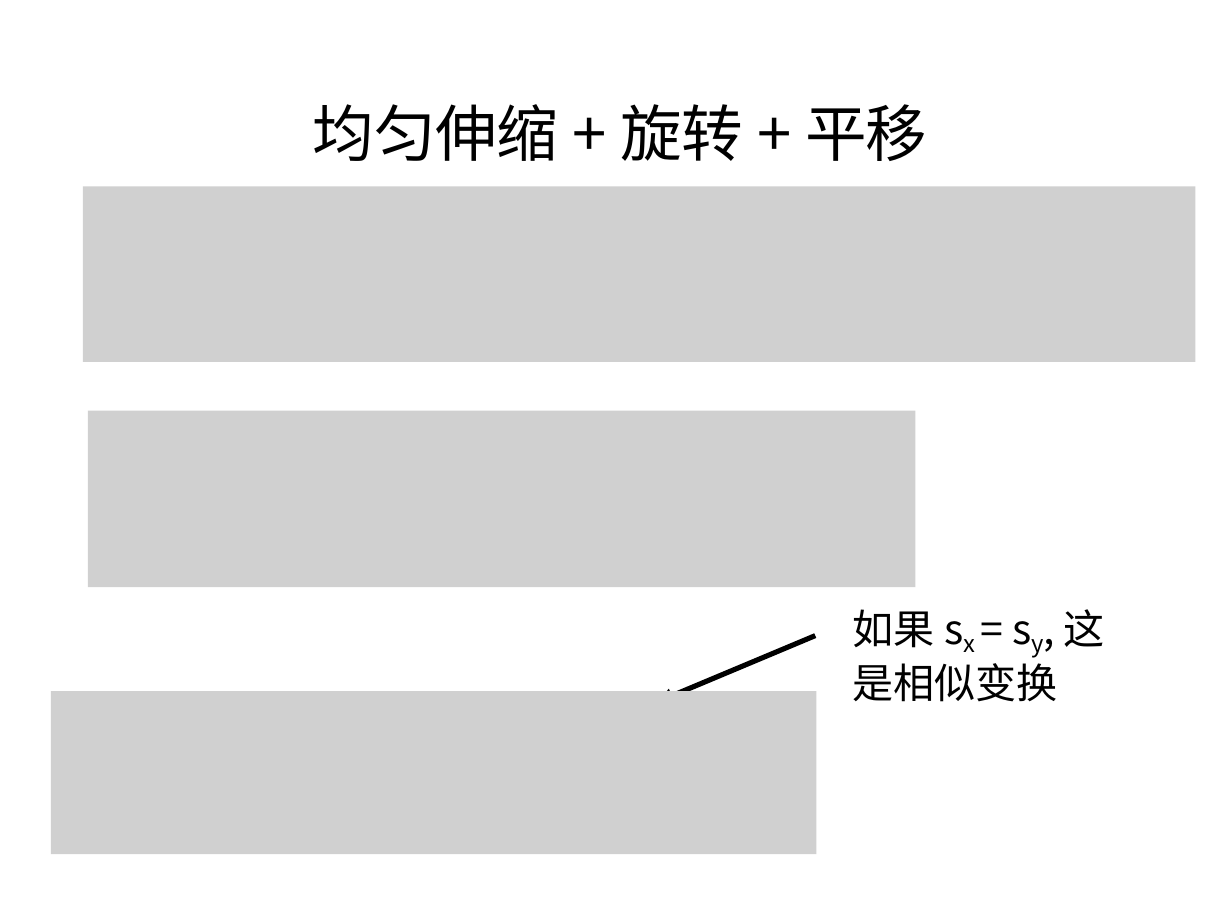
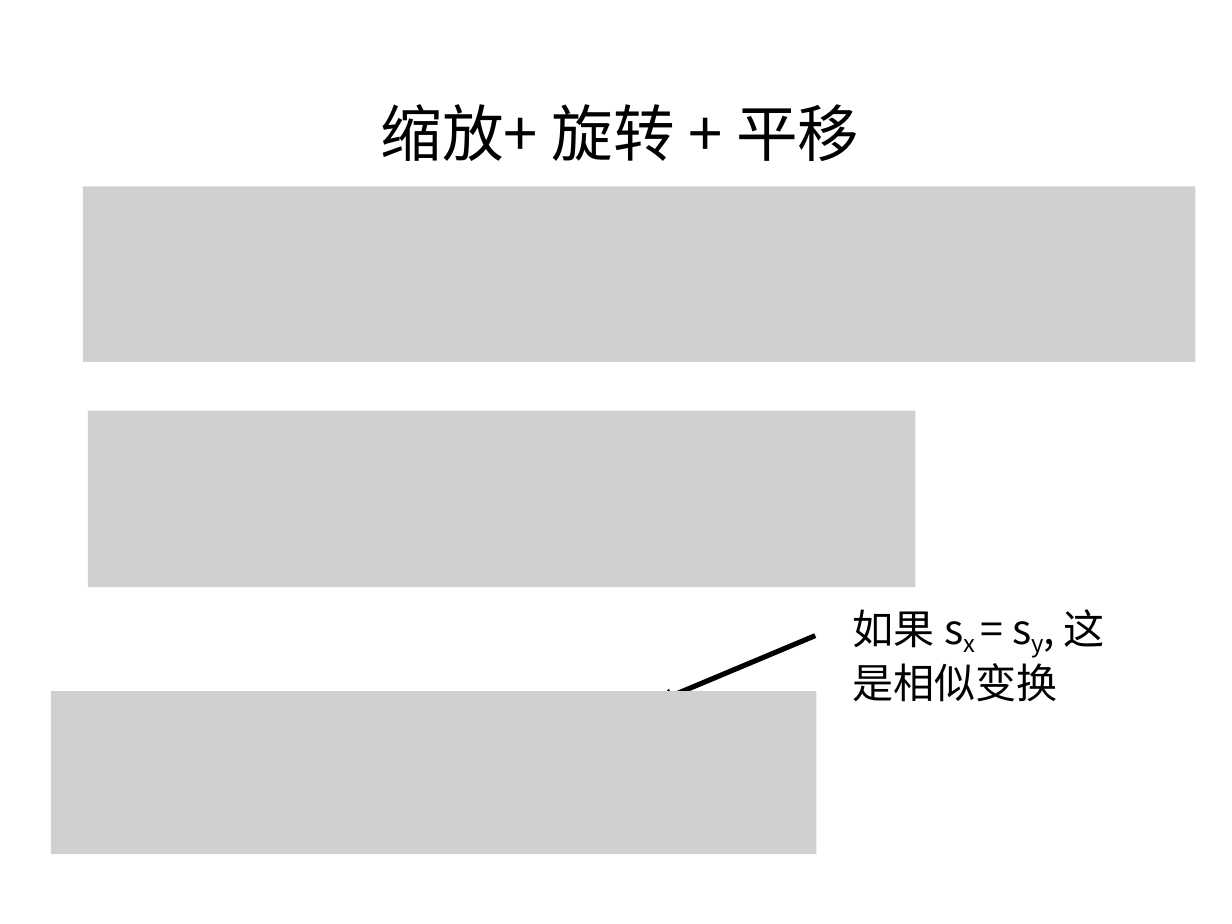
Before and after one commit to evenhax/translation_and_refining_for_cs231a, a slide deck: slide 37 of PPT231a_trans_and_refine/中文矫正版/lecture 2 _Camera Models .pptx. Drawn at 1232x924 pixels with LibreOffice and Linux fonts; fonts in the diff are those of the drawing; grey boxes stand for pictures. Boxes give left, top, right and bottom in pixels: in the first picture for what was removed or moved away, otherwise in the second. Text is boxed around its words. In the diff, an @@ line names an element or a change of style, - is before the commit and + after.

```diff
--- a/PPT231a_trans_and_refine/中文矫正版/lecture 2 _Camera Models .pptx
+++ b/PPT231a_trans_and_refine/中文矫正版/lecture 2 _Camera Models .pptx
@@ title at box(381, 104, 859, 161): text changed @@
-均匀伸缩 + 旋转 + 平移
+缩放+ 旋转 + 平移
```
Also in this commit, not shown: 6 other slides changed, 4 other files.
